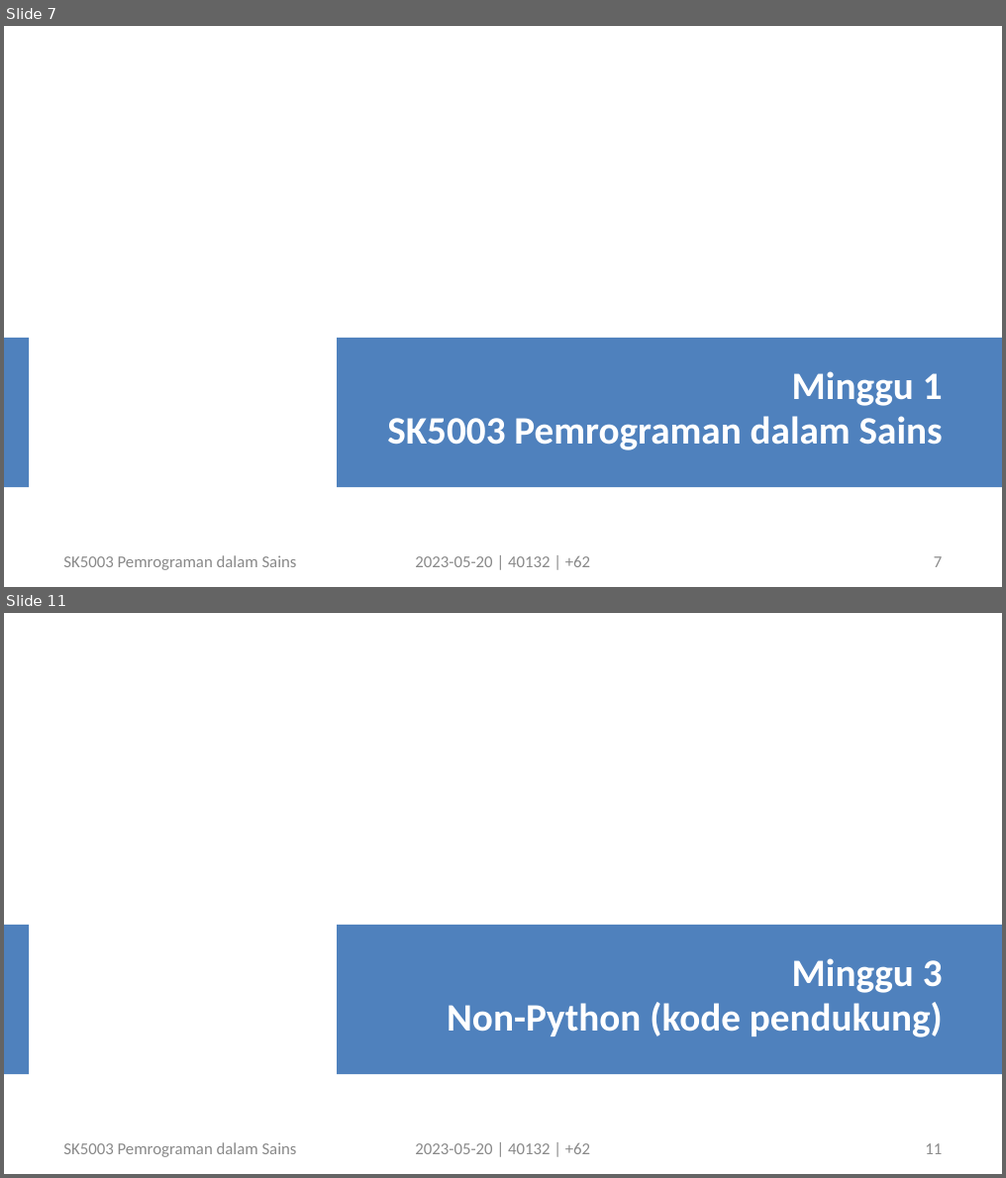
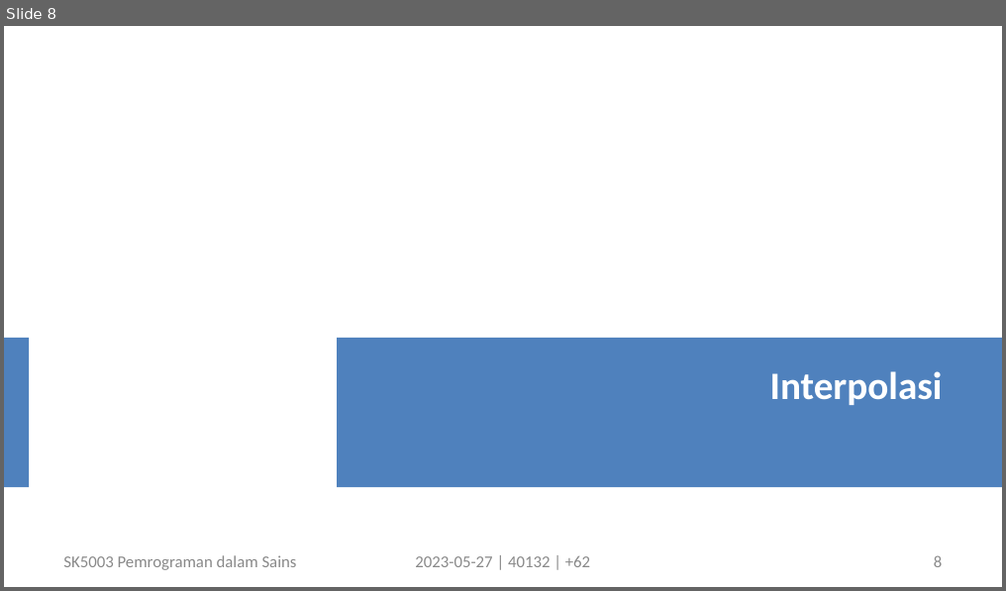
Before and after one commit to dudung/sk5003-02-2022-2, a slide deck: note/10/sk5003_w10_empirical_model_20230527_v0.pptx. Shown one above the other, each under a label of ours: slides 7 and 11 before the commit, slide 8 after it; the slides between them are not shown. The pictures are 1006x1178 and 1006x591 pixels, drawn with LibreOffice and Linux fonts; fonts in the diff are those of the drawing. Boxes give left, top, right and bottom in pixels: in the first picture for what was removed or moved away, otherwise in the second. Text is boxed around its words. In the diff, an @@ line names an element or a change of style, - is before the commit and + after.

```diff
--- a/note/10/sk5003_w10_empirical_model_20230527_v0.pptx
+++ b/note/10/sk5003_w10_empirical_model_20230527_v0.pptx
@@ slide 11 removed at [4,613,1002,1174], background #FFFFFF; not listed: 2 template elements that a slide beside it also shows @@
@@ text removed at [447,959,943,1038] @@
-Minggu 3
-Non-Python (kode pendukung)
@@ text removed at [63,1143,297,1157] @@
-SK5003 Pemrograman dalam Sains
@@ text removed at [415,1144,590,1155] @@
-2023-05-20 | 40132 | +62
@@ page number removed at [925,1144,942,1155] @@
-11
@@ what was slide 7 is now slide 8 @@
@@ slide 8 changed as well @@
@@ text at [770,372,943,405]: text changed @@
-Minggu 1
-SK5003 Pemrograman dalam Sains
+Interpolasi
@@ text at [415,557,590,568]: text changed @@
-2023-05-20 | 40132 | +62
+2023-05-27 | 40132 | +62
@@ page number at [934,556,942,568]: text changed @@
-7
+8
```
Also in this commit, not shown: 11 other slides changed, 1 slide added, 10 other slides removed.
